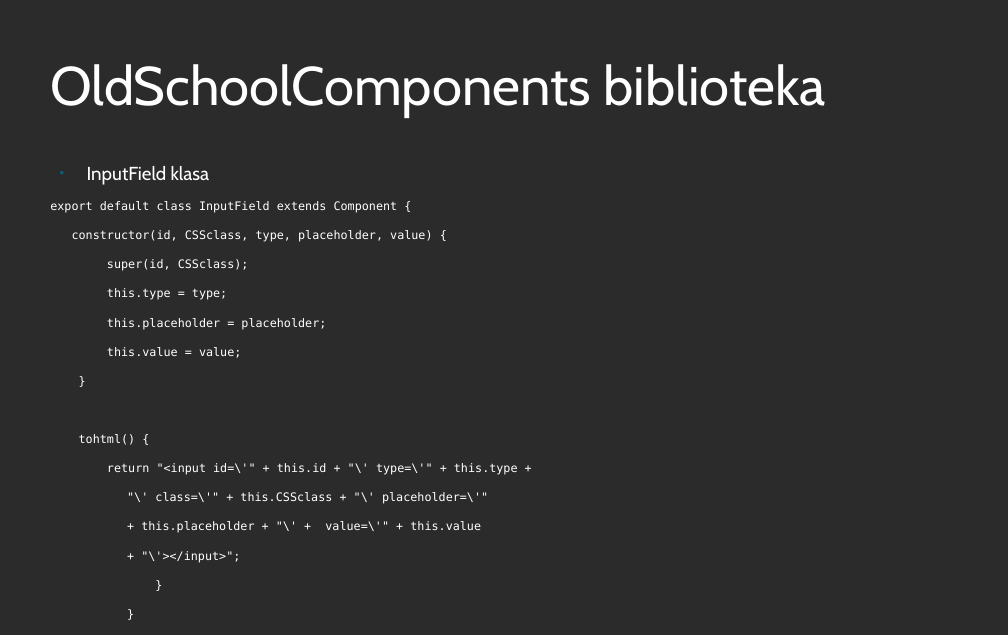
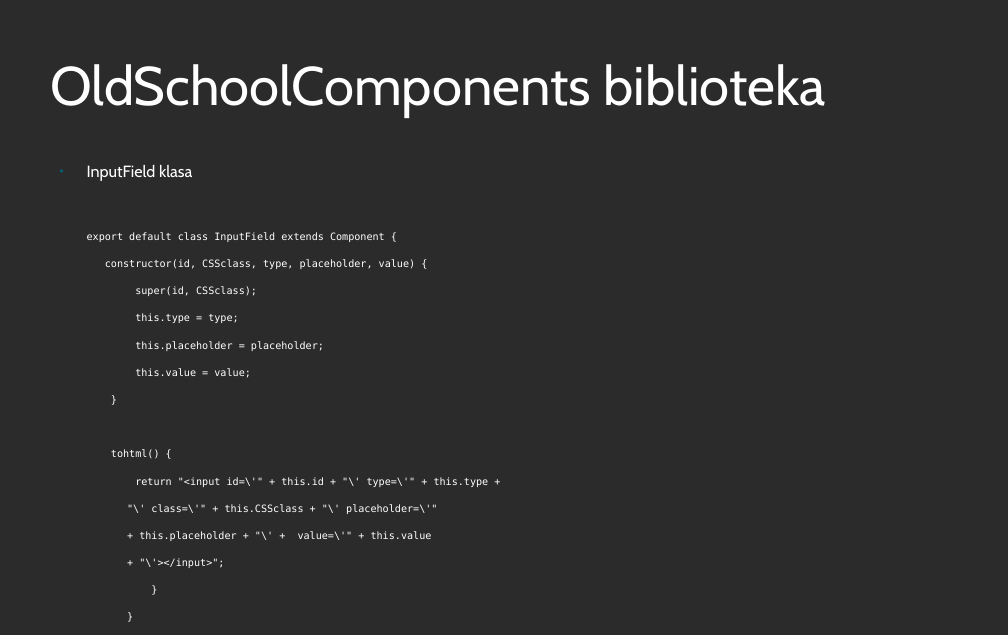
Before and after one commit to iv17/MScThesis, a slide deck: slide 8 of IvanaSavinPresentation.odp. Drawn at 1008x635 pixels with LibreOffice and Linux fonts; fonts in the diff are those of the drawing; background and template pictures are left out; a plain dark background stands for a picture behind light text. Boxes give left, top, right and bottom in pixels: in the first picture for what was removed or moved away, otherwise in the second. Text is boxed around its words. In the diff, an @@ line names an element or a change of style, - is before the commit and + after.

```diff
--- a/IvanaSavinPresentation.odp
+++ b/IvanaSavinPresentation.odp
@@ text "InputField klasa" at <box>87,165,489,541</box>: size 17.6 to 15.2 pt in "InputField klasa"; size 11 to 9.5 pt @@
```
Also in this commit, not shown: 13 other slides changed, 3 slides added, 3 slides removed, 3 other files.
